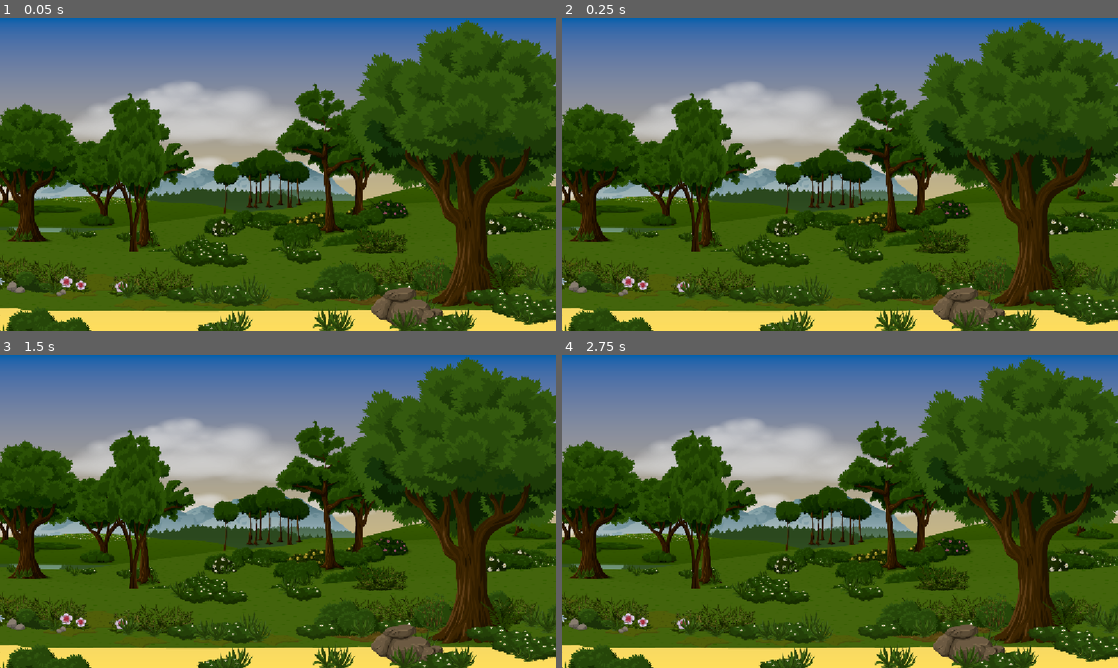
Above: before the commit, frames 1-4 (two rows, left to right).
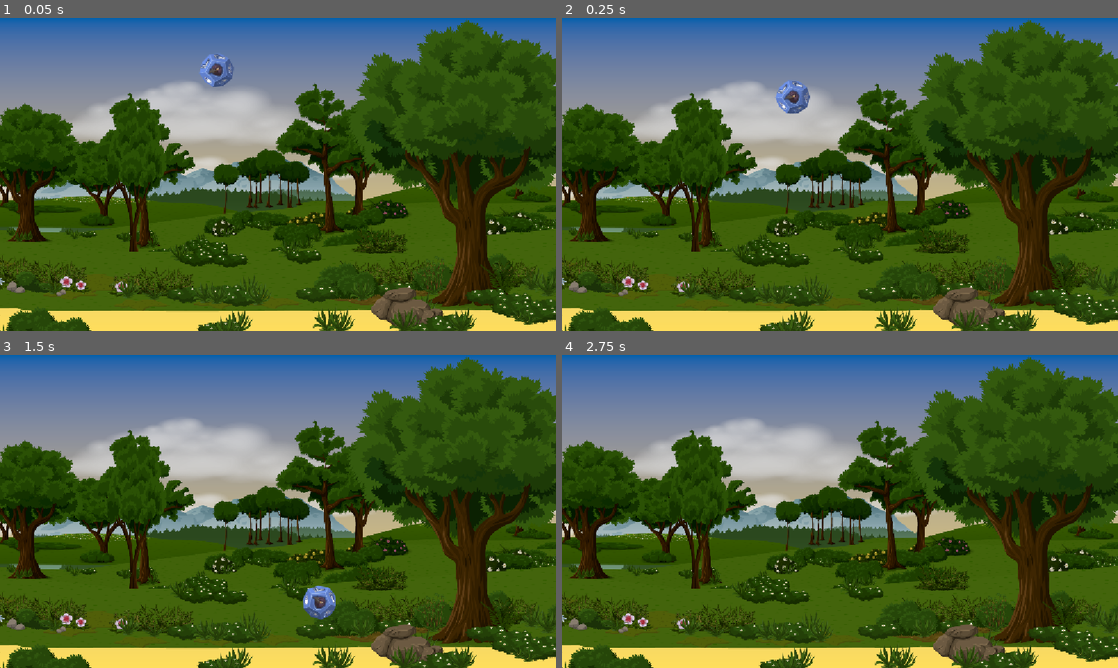
Above: after the commit, the same moments.

Repository: ligarius20fps/kurs-godot
Game: Godot game, scene res://Scenes/Game.tscn
Same seed, same stepped clock (60 frames per second), same inputs: the game is played once before the commit and once after it.
Inputs:
- Up to frame 1 (0.05 s): no input
- Up to frame 2 (0.25 s): no input
- Up to frame 3 (1.5 s): no input
- Up to frame 4 (2.75 s): no input

The runs differ from the first frame. In frame 1, 0.4% of the frame differs, in the area x 35-43%, y 11-22%; in frame 2, 0.5%; in frame 3, 0.5%, in the area x 54-61%, y 73-85%; in frame 4, nothing differs.

Commit message:
kostka spada i się kręci

Diff:
--- /dev/null
+++ b/dice-catcher/Scenes/Dice/Dice.gd
@@ -0,0 +1,22 @@
+class_name Dice
+extends Area2D
+
+@onready var dice: Sprite2D = $Dice
+
+@export
+var SPEED:int = 200
+@export
+var ROTATION_SPEED:float = TAU/4
+
+# Called when the node enters the scene tree for the first time.
+func _ready() -> void:
+	# mówili mi: "nie kręć całą sceną"
+	# a zróbmy tak, że będzie spadało na ukos
+	rotate(randf_range(-0.5, 0.5))
+	SPEED = randi_range(100, 400)
+	ROTATION_SPEED = randf_range(-TAU, TAU)
+
+# Called every frame. 'delta' is the elapsed time since the previous frame.
+func _physics_process(delta: float) -> void:
+	dice.rotate(ROTATION_SPEED * delta)
+	move_local_y(SPEED * delta)
--- /dev/null
+++ b/dice-catcher/Scenes/Dice/Dice.tscn
@@ -0,0 +1,18 @@
+[gd_scene load_steps=4 format=3 uid="uid://b402sficj377r"]
+
+[ext_resource type="Script" uid="uid://d1jnlv3xbbt7u" path="res://Scenes/Dice/Dice.gd" id="1_p3fax"]
+[ext_resource type="Texture2D" uid="uid://erty0a2jdf1x" path="res://Assets/Dice.png" id="1_wpqjs"]
+
+[sub_resource type="CircleShape2D" id="CircleShape2D_dauee"]
+radius = 12.684199
+
+[node name="Dice" type="Area2D"]
+script = ExtResource("1_p3fax")
+
+[node name="Dice" type="Sprite2D" parent="."]
+texture = ExtResource("1_wpqjs")
+metadata/_edit_lock_ = true
+
+[node name="CollisionShape2D" type="CollisionShape2D" parent="."]
+scale = Vector2(3, 3)
+shape = SubResource("CircleShape2D_dauee")
--- a/dice-catcher/Scenes/Game.tscn
+++ b/dice-catcher/Scenes/Game.tscn
@@ -1,6 +1,7 @@
-[gd_scene load_steps=2 format=3 uid="uid://xlj61jrmvlld"]
+[gd_scene load_steps=3 format=3 uid="uid://xlj61jrmvlld"]
 
 [ext_resource type="Texture2D" uid="uid://tbltdexiry4x" path="res://Assets/GemBg.png" id="1_iukft"]
+[ext_resource type="PackedScene" uid="uid://b402sficj377r" path="res://Scenes/Dice/Dice.tscn" id="2_gl6un"]
 
 [node name="Game" type="Node2D"]
 
@@ -8,3 +9,6 @@
 scale = Vector2(0.6, 0.6)
 texture = ExtResource("1_iukft")
 centered = false
+
+[node name="Dice" parent="." instance=ExtResource("2_gl6un")]
+position = Vector2(442, 94)
--- a/dice-catcher/project.godot
+++ b/dice-catcher/project.godot
@@ -22,6 +22,7 @@
 [editor]
 
 naming/scene_name_casing=1
+naming/script_name_casing=1
 
 [rendering]
 
Not shown, added: dice-catcher/Scenes/Dice/Dice.gd.uid
